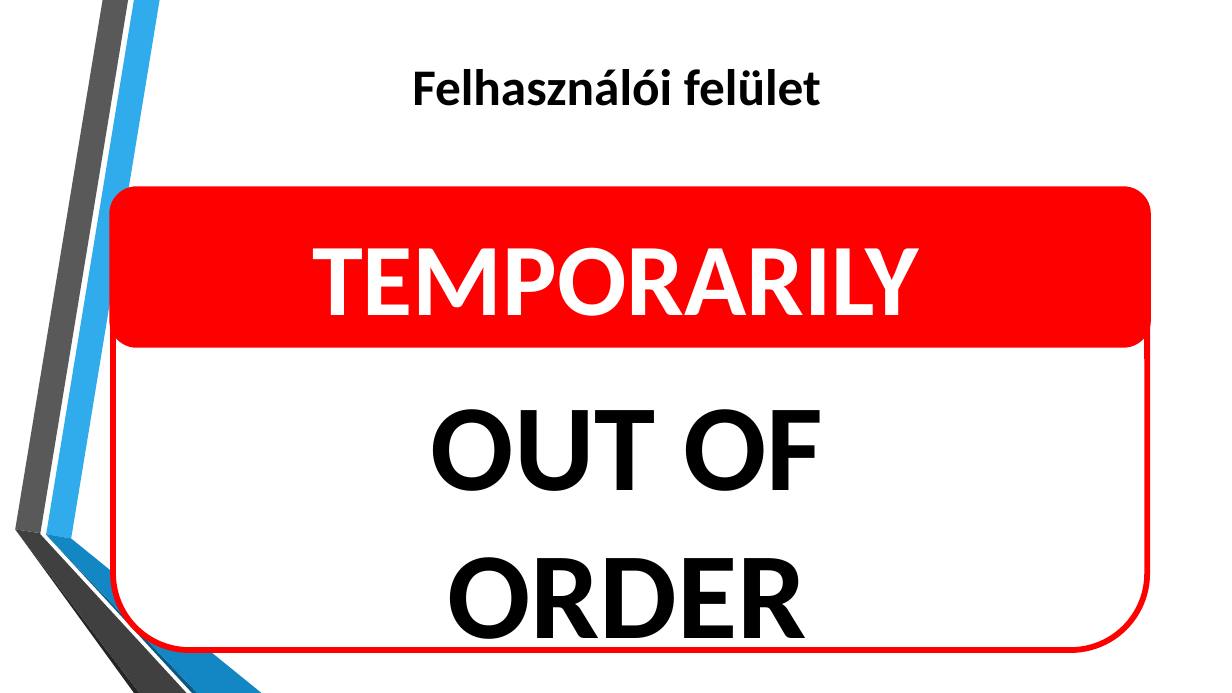
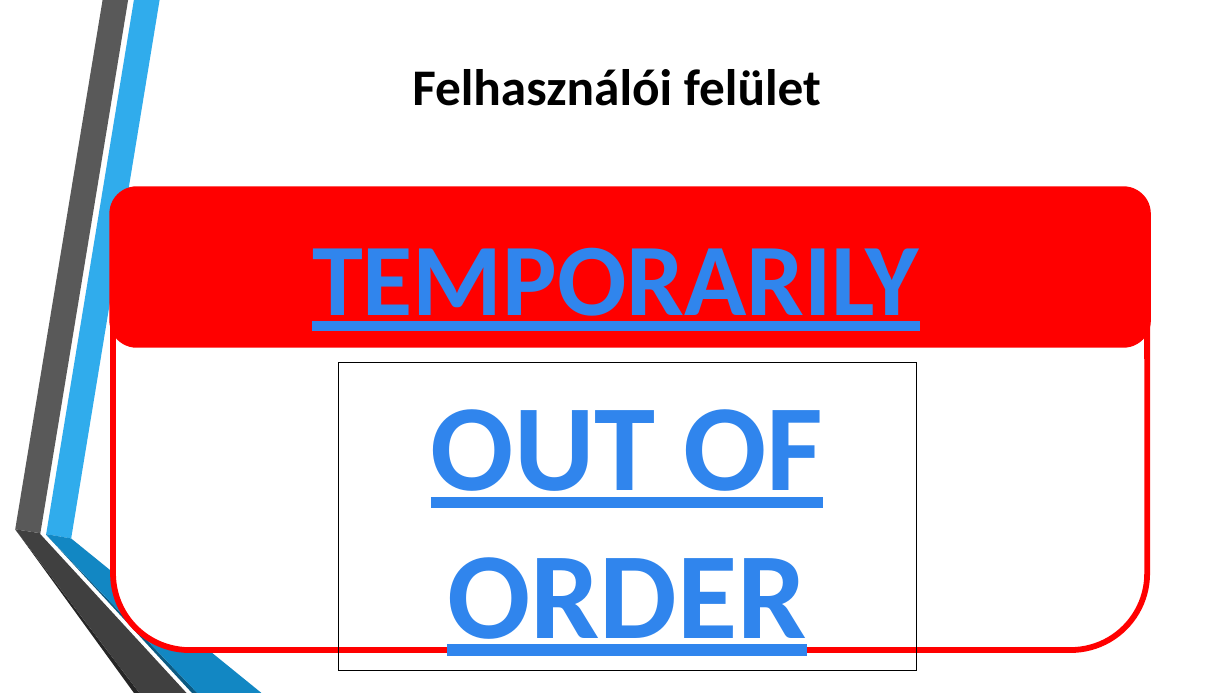
Before and after one commit to szklipy/F1_driver_standings_predictor, a slide deck: slide 8 of F1_driver_standings_predictor.pptx (slide 5 before the commit). Drawn at 1232x693 pixels with LibreOffice and Linux fonts; fonts in the diff are those of the drawing; background and template pictures are left out. Boxes give left, top, right and bottom in pixels: in the first picture for what was removed or moved away, otherwise in the second. Text is boxed around its words. In the diff, an @@ line names an element or a change of style, - is before the commit and + after.

```diff
--- a/F1_driver_standings_predictor.pptx
+++ b/F1_driver_standings_predictor.pptx
@@ text "TEMPORARILY" at (312, 247, 919, 331): text colour #FFFFFF to #3085ED, underline on @@
@@ rectangle "OUT OF": place and size @@
-rectangle "OUT OF" at (431, 409, 823, 653)
+rectangle "OUT OF" at (338, 362, 917, 670)
@@ rectangle "OUT OF" at (338, 362, 917, 670): text colour #000000 to #3085ED, underline on; outline none to #000000 0.75 pt @@
```
Also in this commit, not shown: 2 other slides changed, 3 slides added.
